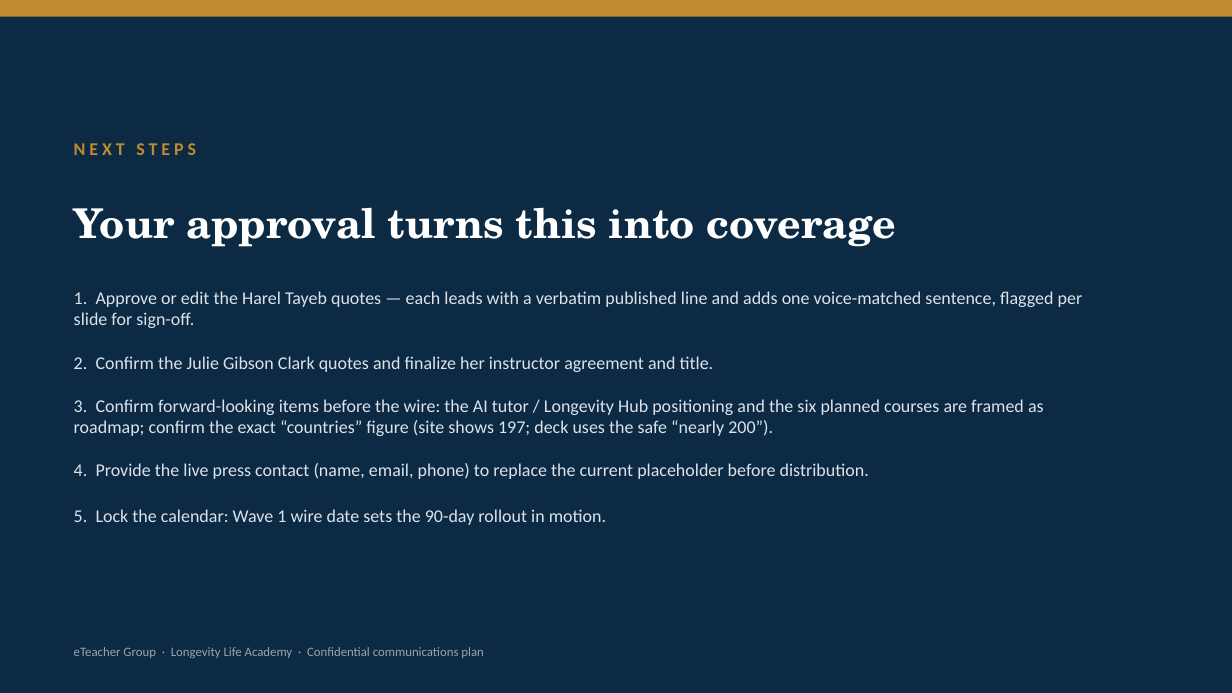
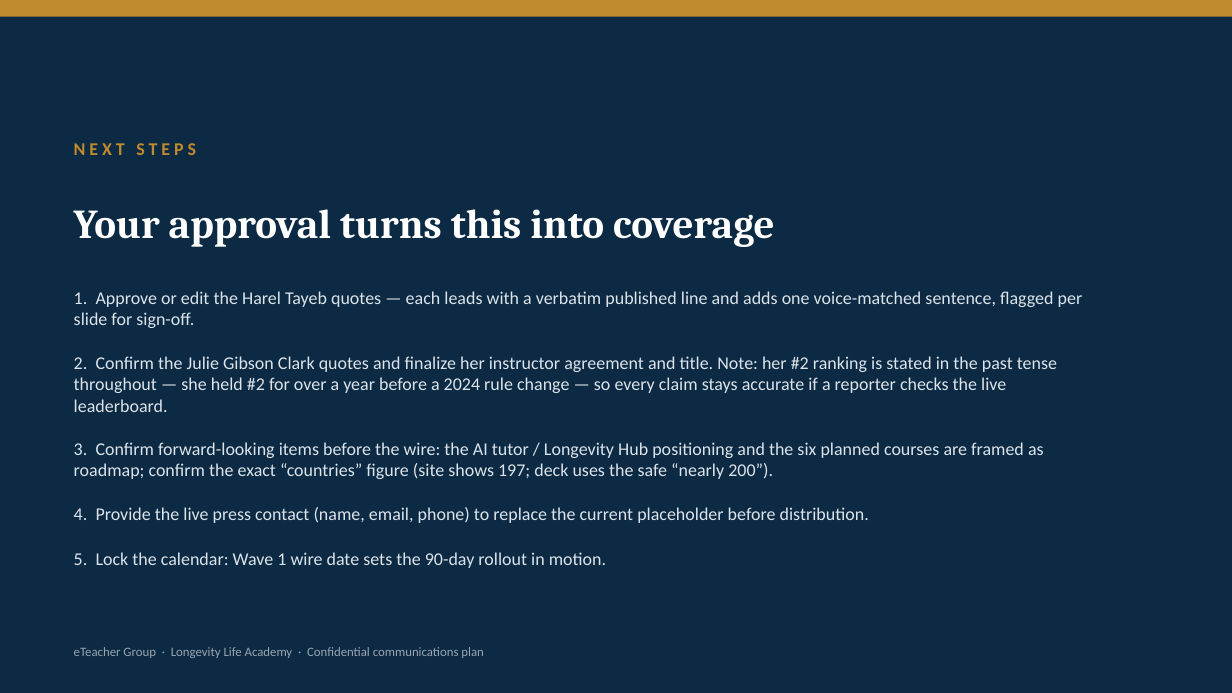
Before and after one commit to gitteromri-ux/eteacher-longevity-pr-campaign, a slide deck: slide 30 of eTeacher_Longevity_PR_Campaign.pptx. Drawn at 1232x693 pixels with LibreOffice and Linux fonts; fonts in the diff are those of the drawing. Boxes give left, top, right and bottom in pixels: in the first picture for what was removed or moved away, otherwise in the second. Text is boxed around its words. In the diff, an @@ line names an element or a change of style, - is before the commit and + after.

```diff
--- a/eTeacher_Longevity_PR_Campaign.pptx
+++ b/eTeacher_Longevity_PR_Campaign.pptx
@@ text "Your approval turns this into ..." at (x1=74, y1=209, x2=775, y2=247): font TeX Gyre Schola to Cambria @@
@@ text at (x1=74, y1=291, x2=1083, y2=568): text changed @@
-1. Approve or edit the Harel Tayeb quotes — each leads with a verbatim published line and adds one voice-matched sentence, flagged per slide for sign-off.
-2. Confirm the Julie Gibson Clark quotes and finalize her instructor agreement and title.
-3. Confirm forward-looking items before the wire: the AI tutor / Longevity Hub positioning and the six planned courses are framed as roadmap; confirm the exact “countries” figure (site shows 197; deck uses the safe “nearly 200”).
-4. Provide the live press contact (name, email, phone) to replace the current placeholder before distribution.
-5. Lock the calendar: Wave 1 wire date sets the 90-day rollout in motion.
+1. Approve or edit the Harel Tayeb quotes — each leads with a verbatim published line and adds one voice-matched sentence, flagged per slide for sign-off.
+2. Confirm the Julie Gibson Clark quotes and finalize her instructor agreement and title. Note: her #2 ranking is stated in the past tense throughout — she held #2 for over a year before a 2024 rule change — so every claim stays accurate if a reporter checks the live leaderboard.
+3. Confirm forward-looking items before the wire: the AI tutor / Longevity Hub positioning and the six planned courses are framed as roadmap; confirm the exact “countries” figure (site shows 197; deck uses the safe “nearly 200”).
+4. Provide the live press contact (name, email, phone) to replace the current placeholder before distribution.
+5. Lock the calendar: Wave 1 wire date sets the 90-day rollout in motion.
```
Also in this commit, not shown: 29 other slides changed.
